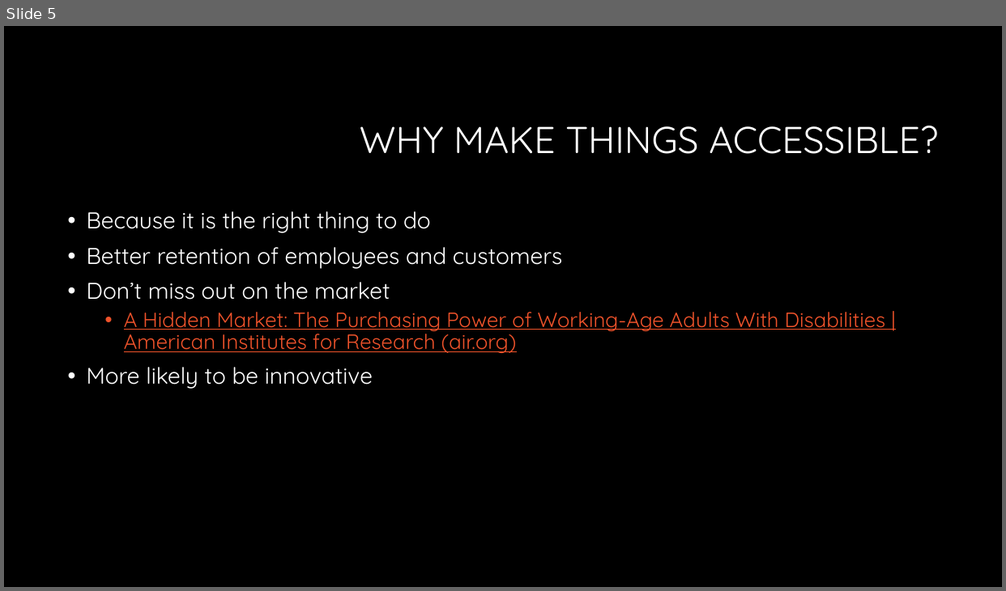
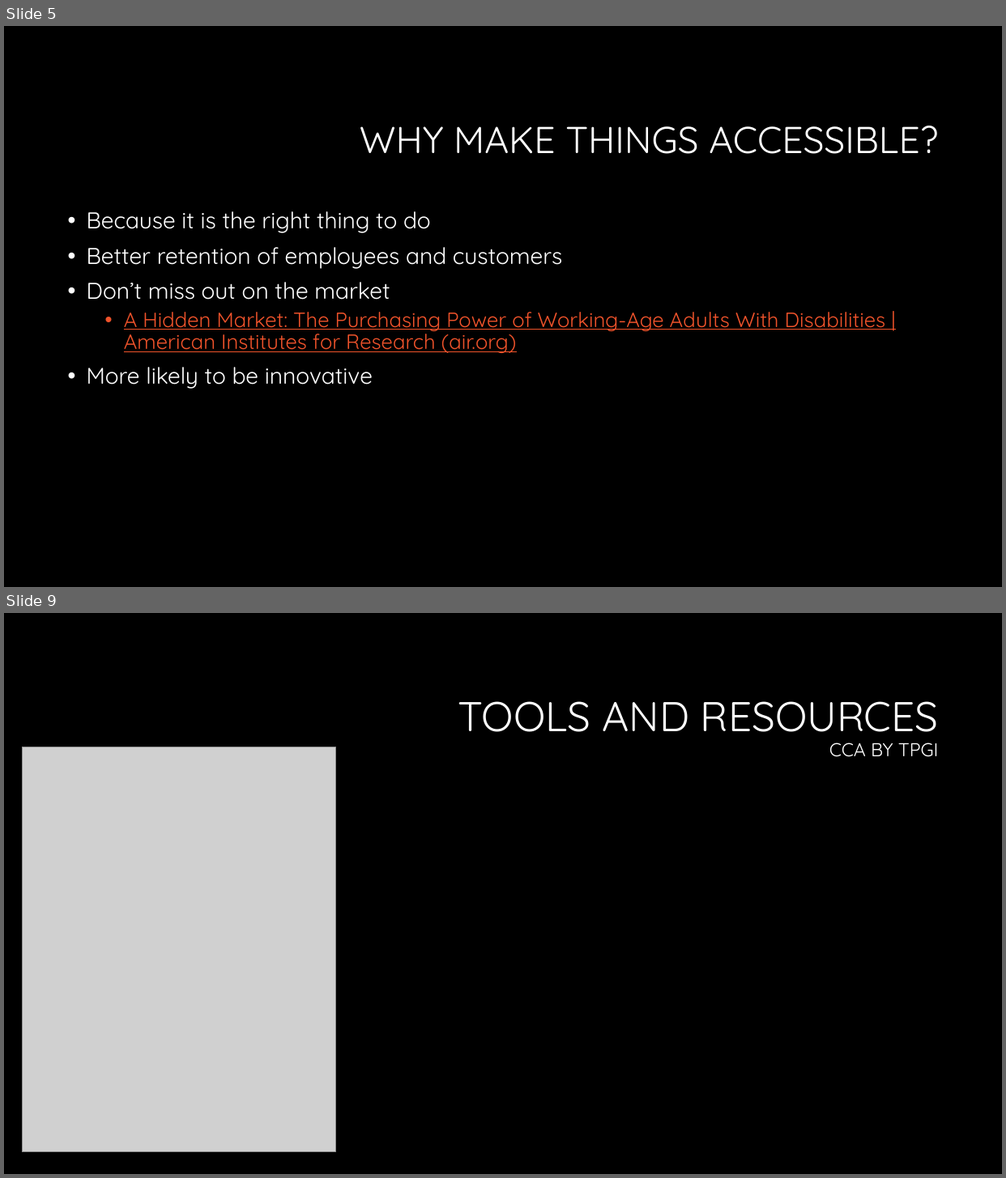
Before and after one commit to CorgiDev/A11y-Materials, a slide deck: Presenations/Upcoming Talk Drafts/2023_Accessibility Testing.pptx. Shown one above the other, each under a label of ours: slide 5 before the commit, slides 5 and 9 after it; the slides between them are not shown. The pictures are 1006x591 and 1006x1178 pixels, drawn with LibreOffice and Linux fonts; fonts in the diff are those of the drawing; grey boxes stand for pictures; background and template pictures are left out. Boxes give left, top, right and bottom in pixels: in the first picture for what was removed or moved away, otherwise in the second. Text is boxed around its words. In the diff, an @@ line names an element or a change of style, - is before the commit and + after.

```diff
--- a/Presenations/Upcoming Talk Drafts/2023_Accessibility Testing.pptx
+++ b/Presenations/Upcoming Talk Drafts/2023_Accessibility Testing.pptx
@@ slide 9 added at <box>4,613,1002,1174</box>, background #000000 @@
@@ title added at <box>458,701,939,757</box>, 40 pt, text #FFFFFF @@
+TOOLS AND RESOURCES
+CCA BY TPGI
@@ picture added at <box>22,747,335,1152</box> @@
```
Also in this commit, not shown: 4 slides changed, 5 other slides added.
